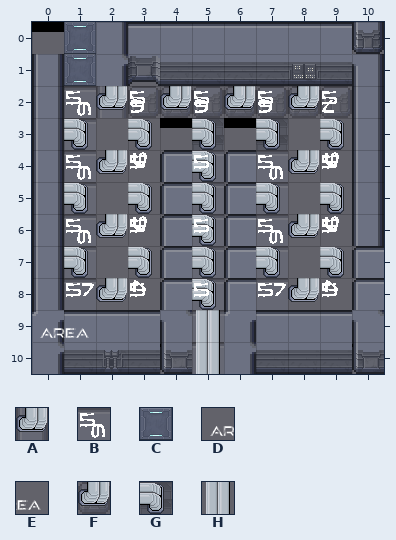
Two states of a Tiled map, cocos/Code/assets/resources/map/map_1-1-H-3.tmx. The first picture shows the starting point.
Cells are 32x32 px. Shown: x 0..10, y 0..10.
Key: from "proba_scifi": A 23, B 42, C 145, D 150, E 151; from "scifi_tileset_02": F 21, G 32, H 181.
_ is an empty cell, # one hidden under a higher layer.
Layers that did not change in this view are not listed.
Layer "sh" before, first column x 0:
 0 _#_________
 1 _#_________
 2 _BAFFFFFFF_
 3 _B___G_G___
 4 _B___B_B___
 5 _B___B_B___
 6 _B___B_B___
 7 _B___B_B___
 8 _B___B_B___
 9 _____B_____
10 _____B_____
Layer "p" before, first column x 0:
 0 _C_________
 1 _C_________
 2 ___________
 3 ___________
 4 ___________
 5 ___________
 6 ___________
 7 ___________
 8 ___________
 9 DE___H_____
10 _____H_____
After:
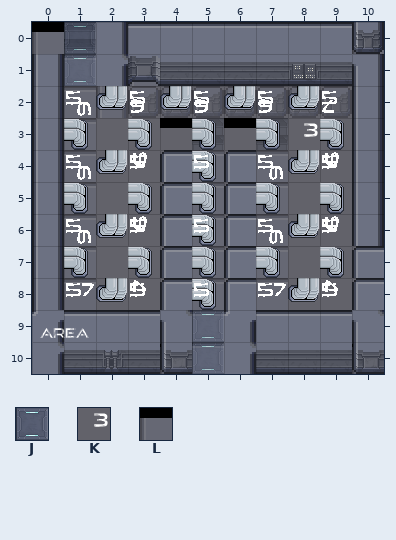
Further tiles: from "proba_scifi": J 144 turned 90, K 155; from "scifi_tileset_02": L 35.
See-through tiles are keyed as they look on the map.
Edits made:
Layer "f":
Tile J is added in rows 0 to 1 at x 1; in rows 9 to 10 at x 5.
Layer "sh":
Tile L is added in row 0 at x 0.
Layer "p":
Tile K is added in row 3 at x 8.
The edit erases tile C in rows 0 to 1 at x 1.
The edit erases tile H in rows 9 to 10 at x 5.
Boxes around the changes in both pictures, in picture pixels (x1, y1, x2, y2):
changed: (32, 22, 96, 86)
added: (304, 123, 318, 137)
changed: (192, 310, 224, 374)
